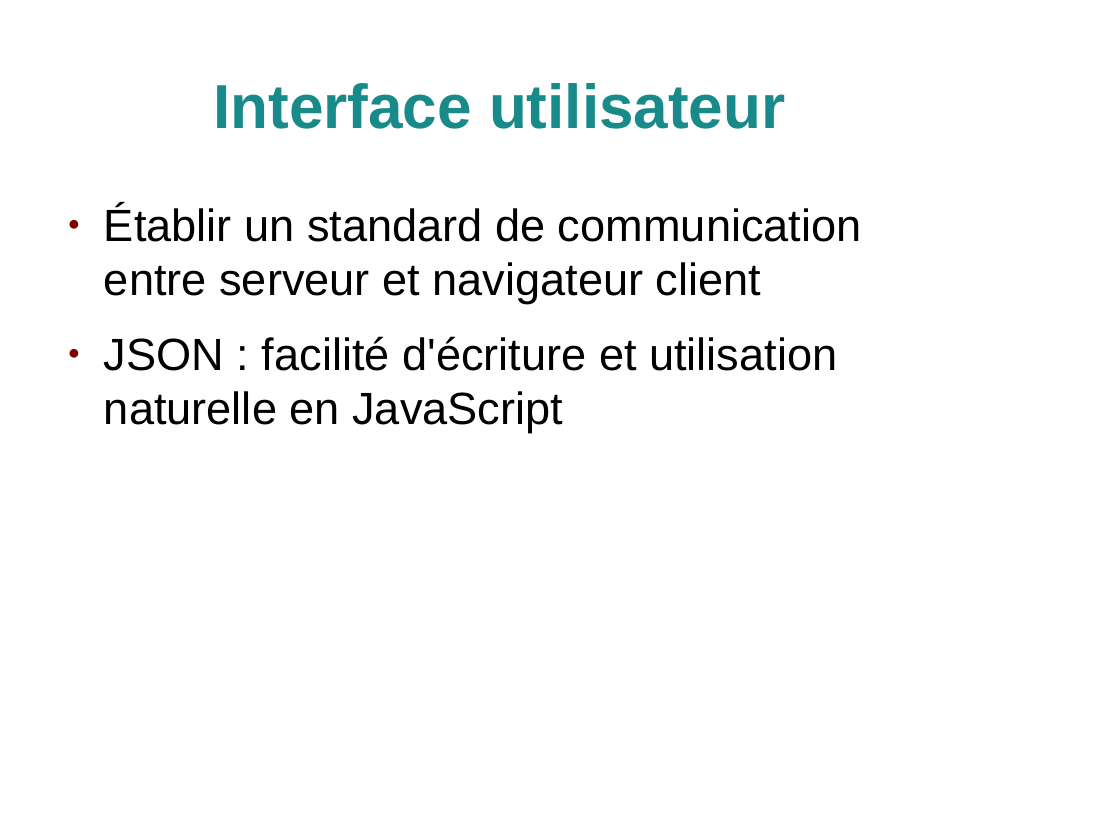
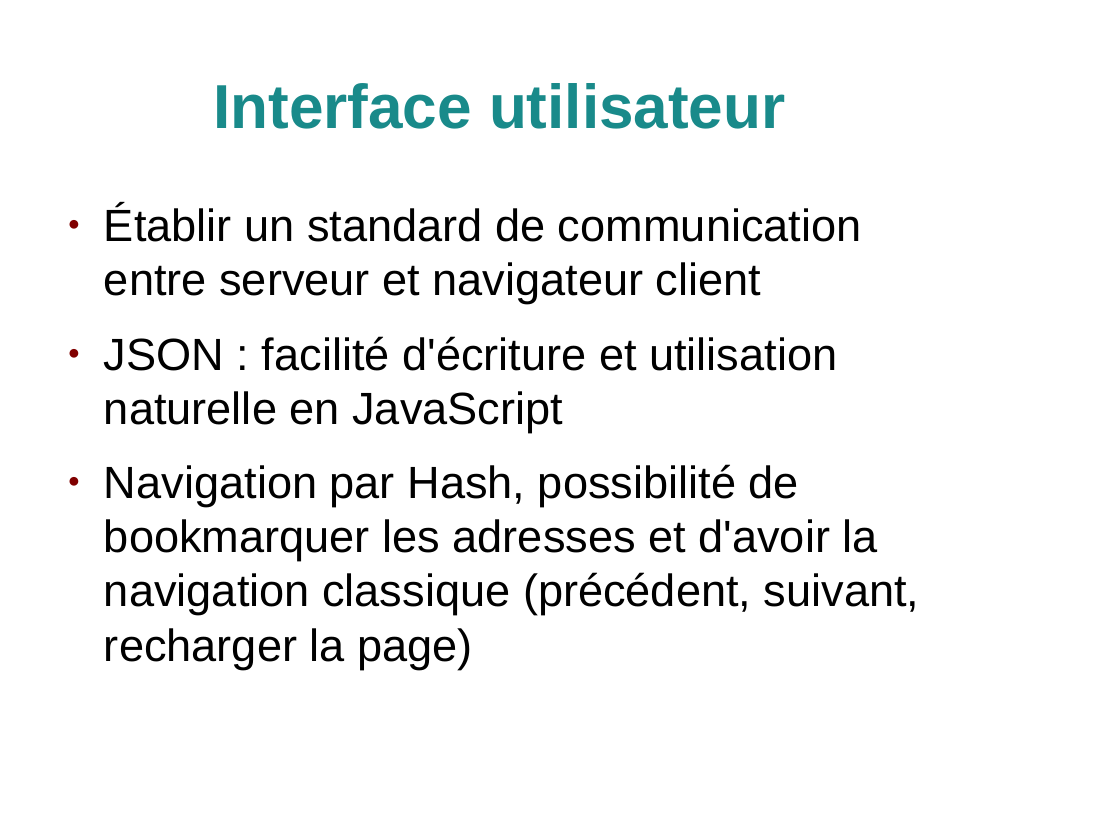
Before and after one commit to 64q/PolyPeer, a slide deck: slide 12 of doc/presentation/polypeer.odp. Drawn at 1120x840 pixels with LibreOffice and Linux fonts; fonts in the diff are those of the drawing; background and template pictures are left out. Boxes give left, top, right and bottom in pixels: in the first picture for what was removed or moved away, otherwise in the second. Text is boxed around its words. In the diff, an @@ line names an element or a change of style, - is before the commit and + after.

```diff
--- a/doc/presentation/polypeer.odp
+++ b/doc/presentation/polypeer.odp
@@ text at box(104, 464, 920, 669): paragraph added @@
+● Navigation par Hash, possibilité de bookmarquer les adresses et d'avoir la navigation classique (précédent, suivant, recharger la page)
```
Also in this commit, not shown: 5 other slides changed.
